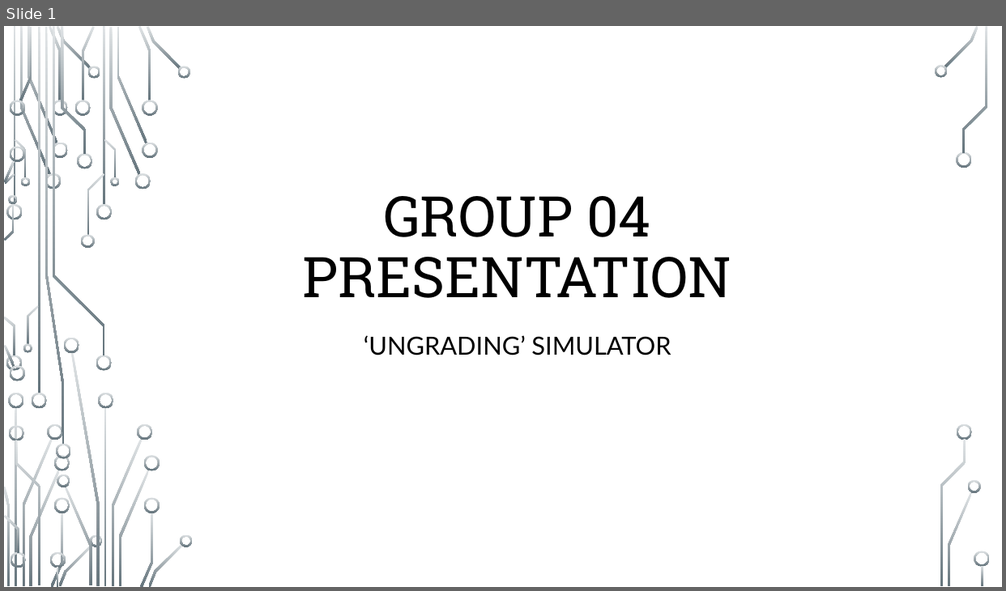
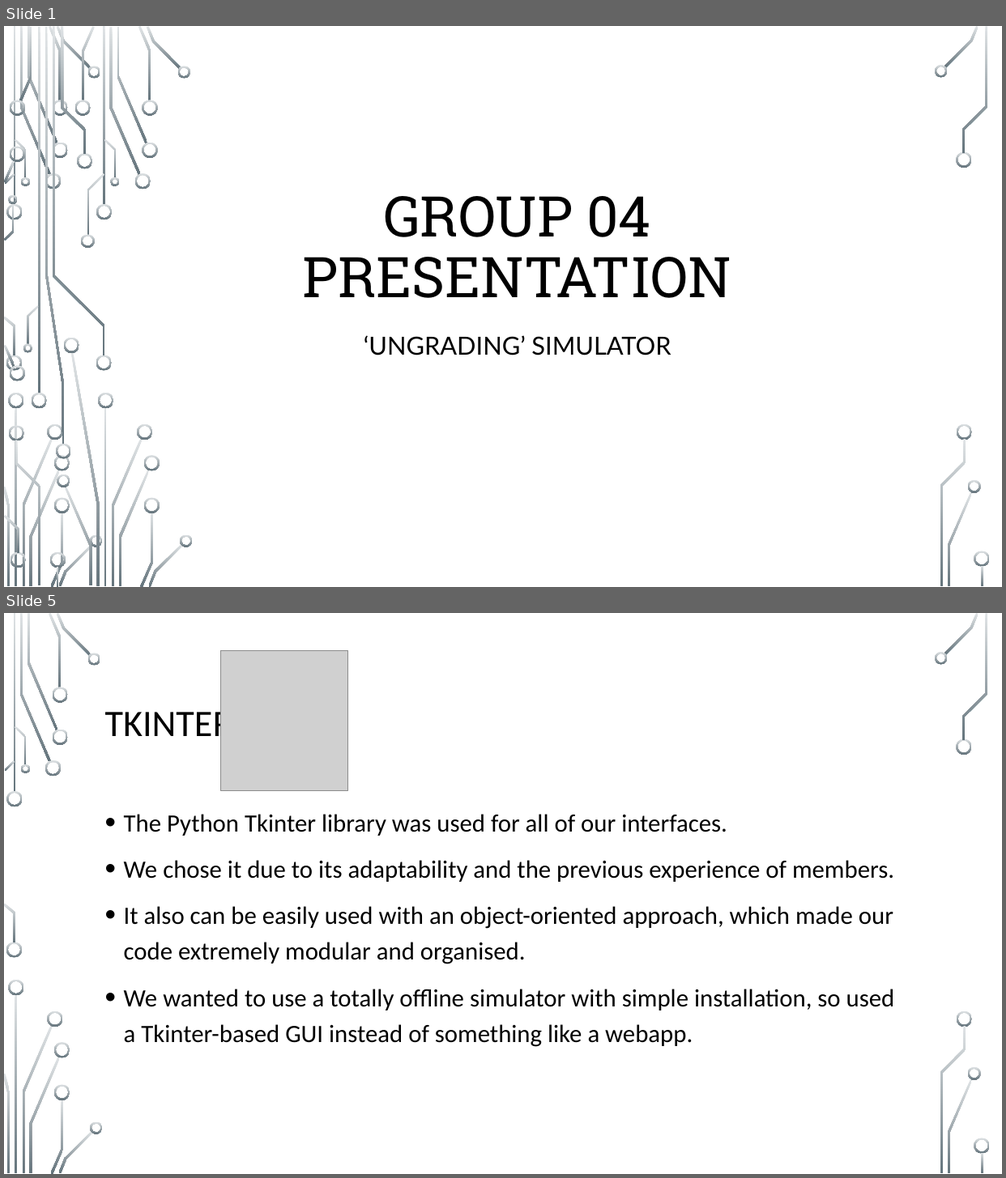
Before and after one commit to Patterbear/Ungrading-Simulator, a slide deck: Presentation/Group-04-Presentation.pptx. Shown one above the other, each under a label of ours: slide 1 before the commit, slides 1 and 5 after it; the slides between them are not shown. The pictures are 1006x591 and 1006x1178 pixels, drawn with LibreOffice and Linux fonts; fonts in the diff are those of the drawing; grey boxes stand for pictures; background and template pictures are left out. Boxes give left, top, right and bottom in pixels: in the first picture for what was removed or moved away, otherwise in the second. Text is boxed around its words. In the diff, an @@ line names an element or a change of style, - is before the commit and + after.

```diff
--- a/Presentation/Group-04-Presentation.pptx
+++ b/Presentation/Group-04-Presentation.pptx
@@ slide 5 added at (4,613,1002,1174), background picture (left out); not listed: 36 template elements that a slide beside it also shows @@
@@ picture added at (220,650,347,791) @@
@@ title added at (105,705,233,745), 36 pt, text #000000 @@
+TKINTER
@@ text added at (124,814,895,1047), 24 pt, text #000000 @@
+• The Python Tkinter library was used for all of our interfaces.
+• We chose it due to its adaptability and the previous experience of members.
+• It also can be easily used with an object-oriented approach, which made our code extremely modular and organised.
+• We wanted to use a totally offline simulator with simple installation, so used a Tkinter-based GUI instead of something like a webapp.
```
Also in this commit, not shown: 1 slide changed, 16 other slides added, 1 slide removed.
